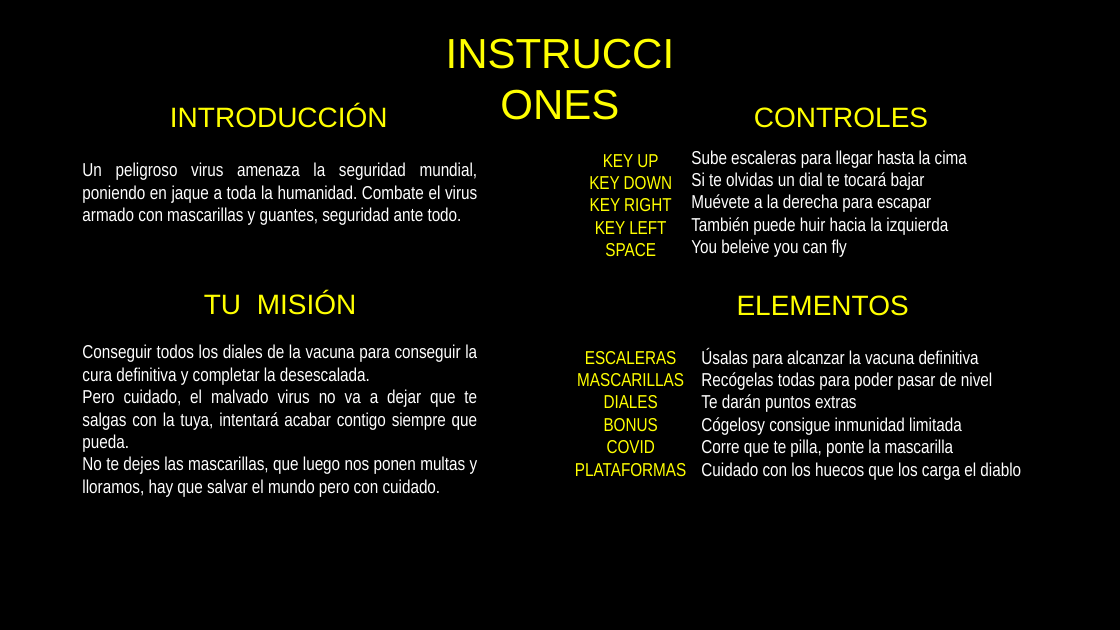
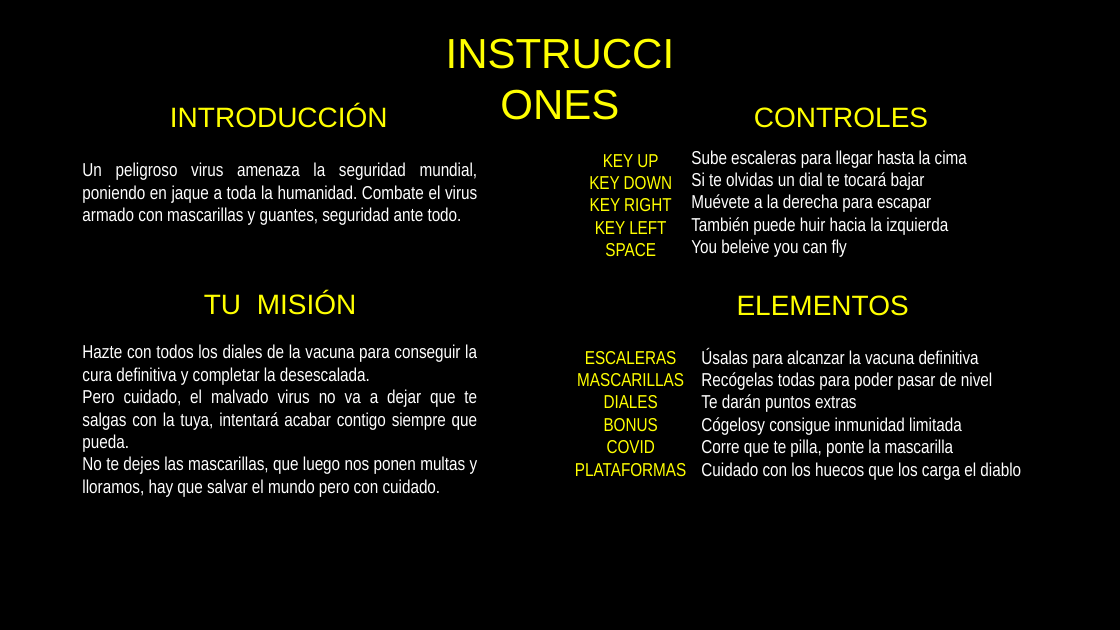
Before and after one commit to 12Diego06Martinez/DONKEY_KONG, a slide deck: slide 2 of DONKEY_KONG/DONKEY_KONG/imagenes/Presentación1.odp. Drawn at 1120x630 pixels with LibreOffice and Linux fonts; fonts in the diff are those of the drawing. Boxes give left, top, right and bottom in pixels: in the first picture for what was removed or moved away, otherwise in the second. Text is boxed around its words. In the diff, an @@ line names an element or a change of style, - is before the commit and + after.

```diff
--- a/DONKEY_KONG/DONKEY_KONG/imagenes/Presentación1.odp
+++ b/DONKEY_KONG/DONKEY_KONG/imagenes/Presentación1.odp
@@ text at [82, 344, 477, 385]: text changed @@
-Conseguir todos los diales de la vacuna para conseguir la cura definitiva y completar la desescalada.
+Hazte con todos los diales de la vacuna para conseguir la cura definitiva y completar la desescalada.
```
Also in this commit, not shown: 1 slide added, 23 other files.
